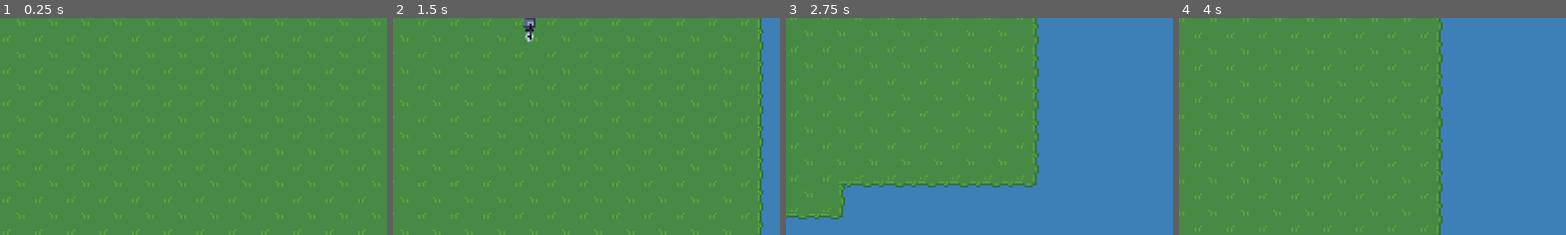
Above: before the commit, frames 1-4 (left to right).
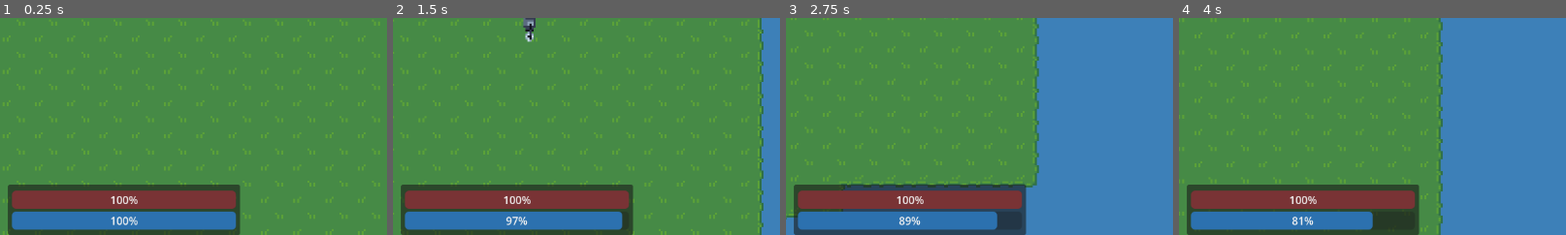
Above: after the commit, the same moments.

Repository: adrianwhatfield/godot-top-down
Game: Godot game, scene res://Scenes/main.tscn
The game is run twice, just before and just after one commit, with the same random seed, the same clock (stepped at 60 frames per second) and the same inputs.
Inputs (mouse positions are % of the whole screen's width and height, from its top left):
- Up to frame 1 (0.25 s): no input
- Up to frame 2 (1.5 s): tap Enter at 0.5 s; move the mouse to (72, 45) at 0.52 s; hold D (move_right) 0.53-1.28 s; tap F (special) at 0.6 s; move the mouse to (30, 55) at 1.27 s; hold S (move_down) from 1.28 s (still down); click (30, 55) at 1.35 s
- Up to frame 3 (2.75 s): tap F (special) at 1.55, 2.1 s; move the mouse to (60, 28) at 2.02 s; release S (move_down) at 2.03 s; hold D (move_right) from 2.03 s (still down)
- Up to frame 4 (4 s): move the mouse to (45, 70) at 2.77 s; release D (move_right) at 2.78 s; hold W (move_up) 2.78-3.53 s; tap F (special) at 2.85, 3.8 s; move the mouse to (80, 65) at 3.52 s; hold A (move_left) from 3.53 s (still down); click (80, 65) at 3.6 s
The pictures show only the part of the screen within x 34-84%, y 50-100%; the shares and areas given below are measured in that part.

The runs differ from the first frame. In frame 1, 14% of the frame differs, in the area x 2-63%, y 76-100%; in frame 2, 14%; in frame 3, 10%; in frame 4, 14%.

Commit message:
Add UI

Diff:
--- a/project-name/Scenes/main.tscn
+++ b/project-name/Scenes/main.tscn
@@ -1,6 +1,7 @@
-[gd_scene load_steps=6 format=3 uid="uid://6xyo473afe5"]
+[gd_scene load_steps=7 format=3 uid="uid://6xyo473afe5"]
 
 [ext_resource type="Script" path="res://Scripts/main.gd" id="1_6avs0"]
+[ext_resource type="PackedScene" uid="uid://cmjctp47v7xq1" path="res://Scenes/ui.tscn" id="2_fj3lq"]
 [ext_resource type="PackedScene" uid="uid://20qpo2fdgjej" path="res://Scenes/player.tscn" id="2_vhycy"]
 [ext_resource type="Texture2D" uid="uid://dwxoh1qq446aw" path="res://Assets/tiles.png" id="2_wlmf3"]
 
@@ -444,9 +445,16 @@
 [node name="Main" type="Node2D"]
 script = ExtResource("1_6avs0")
 
+[node name="UI" parent="." instance=ExtResource("2_fj3lq")]
+
 [node name="TileMap" type="TileMap" parent="."]
 tile_set = SubResource("TileSet_7ou2c")
 format = 2
 layer_0/tile_data = PackedInt32Array(327687, 65536, 1, 262151, 65536, 1, 196615, 65536, 1, 131079, 65536, 1, 65543, 655 …(87935 unchanged characters)…
 
 [node name="Player" parent="." instance=ExtResource("2_vhycy")]
+
+[node name="TickTimer" type="Timer" parent="."]
+autostart = true
+
+[connection signal="timeout" from="TickTimer" to="." method="_on_tick_timer_timeout"]
--- /dev/null
+++ b/project-name/Scenes/ui.tscn
@@ -0,0 +1,59 @@
+[gd_scene load_steps=4 format=3 uid="uid://cmjctp47v7xq1"]
+
+[ext_resource type="Script" path="res://Scripts/ui.gd" id="1_p62ry"]
+
+[sub_resource type="StyleBoxFlat" id="StyleBoxFlat_v3emc"]
+bg_color = Color(0.47451, 0.2, 0.207843, 1)
+corner_radius_top_left = 6
+corner_radius_top_right = 6
+corner_radius_bottom_right = 6
+corner_radius_bottom_left = 6
+
+[sub_resource type="StyleBoxFlat" id="StyleBoxFlat_uou3i"]
+bg_color = Color(0.172549, 0.443137, 0.686275, 1)
+corner_radius_top_left = 6
+corner_radius_top_right = 6
+corner_radius_bottom_right = 6
+corner_radius_bottom_left = 6
+
+[node name="UI" type="CanvasLayer"]
+script = ExtResource("1_p62ry")
+
+[node name="Panel" type="Panel" parent="."]
+anchors_preset = 7
+anchor_left = 0.5
+anchor_top = 1.0
+anchor_right = 0.5
+anchor_bottom = 1.0
+offset_left = -172.5
+offset_top = -75.0
+offset_right = 172.5
+grow_horizontal = 2
+grow_vertical = 0
+metadata/_edit_group_ = true
+
+[node name="VBoxContainer" type="VBoxContainer" parent="Panel"]
+layout_mode = 1
+anchors_preset = 8
+anchor_left = 0.5
+anchor_top = 0.5
+anchor_right = 0.5
+anchor_bottom = 0.5
+offset_left = -166.5
+offset_top = -29.0
+offset_right = 166.5
+offset_bottom = 29.0
+grow_horizontal = 2
+grow_vertical = 2
+
+[node name="HealthBar" type="ProgressBar" parent="Panel/VBoxContainer"]
+layout_mode = 2
+tooltip_text = "Health"
+theme_override_styles/fill = SubResource("StyleBoxFlat_v3emc")
+value = 50.0
+
+[node name="StaminaBar" type="ProgressBar" parent="Panel/VBoxContainer"]
+layout_mode = 2
+tooltip_text = "Stamina"
+theme_override_styles/fill = SubResource("StyleBoxFlat_uou3i")
+value = 50.0
--- a/project-name/Scripts/main.gd
+++ b/project-name/Scripts/main.gd
@@ -1,11 +1,16 @@
 extends Node2D
 
+func _on_tick_timer_timeout():
+	var health = PlayerStats.health
+	var health_total = PlayerStats.health_total
 
-# Called when the node enters the scene tree for the first time.
-func _ready():
-	pass # Replace with function body.
+	var stamina = PlayerStats.stamina
+	var stamina_total = PlayerStats.stamina_total
 
+	if health < health_total:
+		PlayerStats.change_health(1)
 
-# Called every frame. 'delta' is the elapsed time since the previous frame.
-func _process(delta):
-	pass
+	if stamina < stamina_total:
+		PlayerStats.change_stamina(2)
+
+	print(str(health) + " " + str(stamina))
--- a/project-name/Scripts/player.gd
+++ b/project-name/Scripts/player.gd
@@ -9,6 +9,9 @@
 
 func _process(delta):
 	update_anim_parameters()
+
+	if Input.is_action_just_pressed("special"):
+		PlayerStats.change_stamina(-5)
 
 func _physics_process(delta):
 	direction = Input.get_vector("move_left", "move_right", "move_up", "move_down")
--- a/project-name/Scripts/player_stats.gd
+++ b/project-name/Scripts/player_stats.gd
@@ -6,8 +6,8 @@
 var stamina_total = 100
 var stamina = 100
 
-func damage_health(amount):
-	health -= amount
+func change_health(amount):
+	health += amount
 
-func damage_stamina(amount):
-	stamina -= amount
+func change_stamina(amount):
+	stamina += amount
--- /dev/null
+++ b/project-name/Scripts/ui.gd
@@ -0,0 +1,11 @@
+extends CanvasLayer
+
+@onready var health_bar = $Panel/VBoxContainer/HealthBar
+@onready var stamina_bar = $Panel/VBoxContainer/StaminaBar
+
+func _process(delta):
+	health_bar.value = PlayerStats.health
+	stamina_bar.value = PlayerStats.stamina
+
+	health_bar.max_value = PlayerStats.health_total
+	stamina_bar.max_value = PlayerStats.stamina_total
